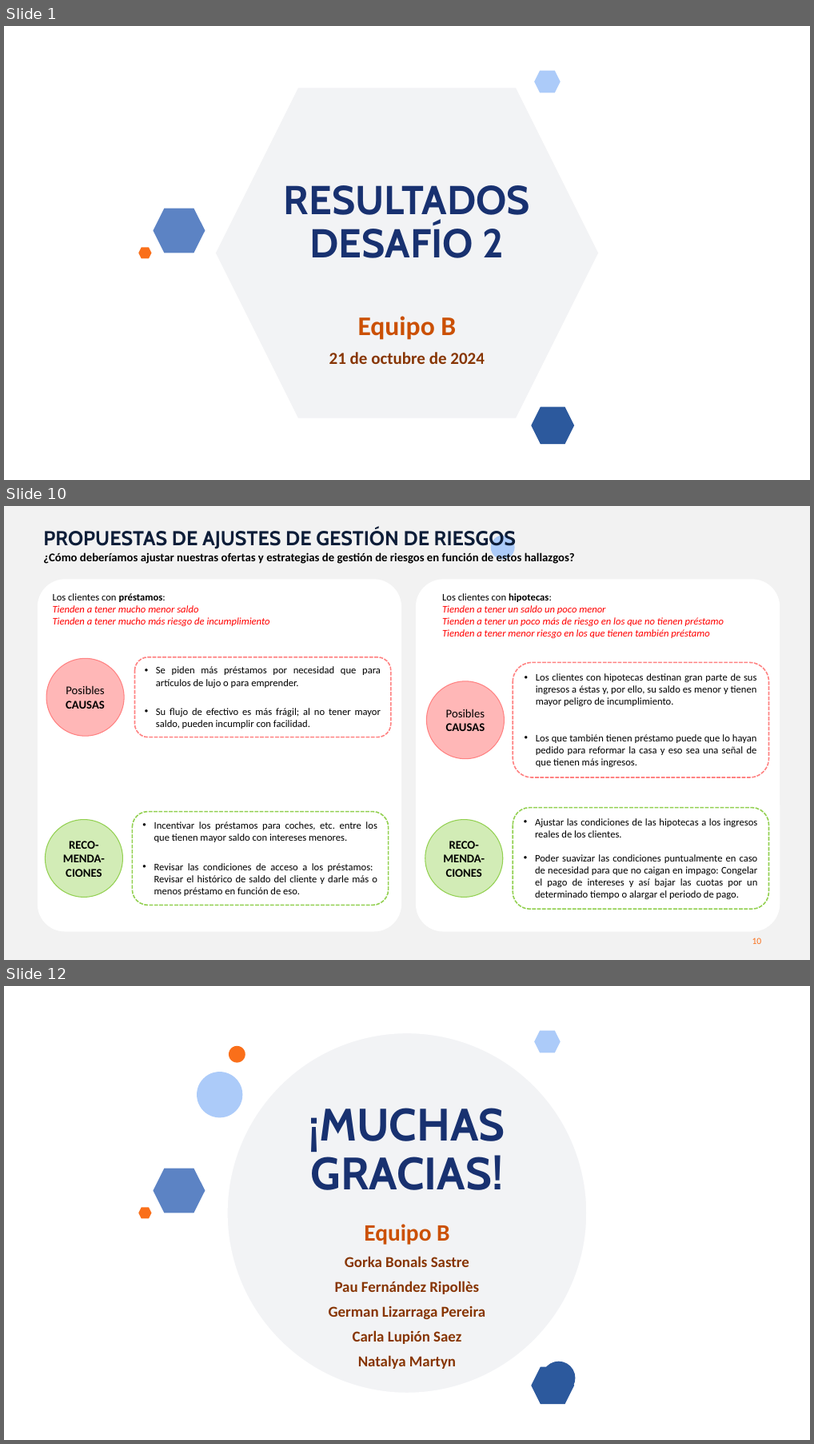
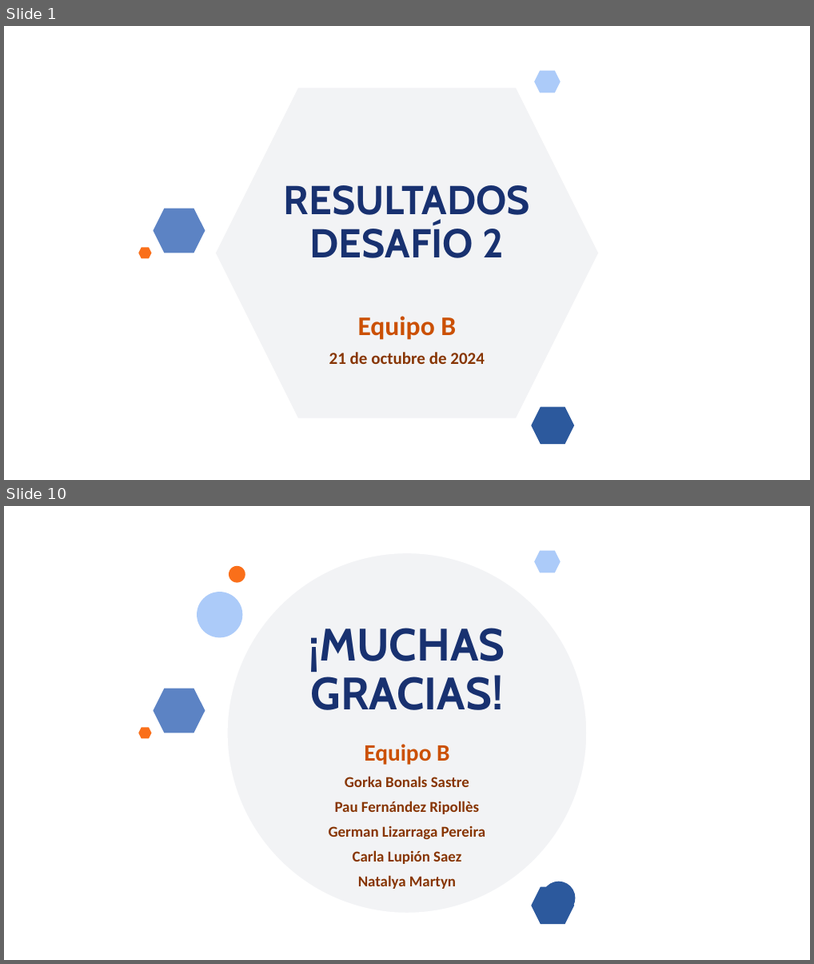
Before and after one commit to MarinaTorba/PersonalDataProrjects, a slide deck: Equip_B/results/S2_Presentacion_Finanzas.pptx. Shown one above the other, each under a label of ours: slides 1, 10 and 12 before the commit, slides 1 and 10 after it; the slides between them are not shown. The pictures are 814x1444 and 814x964 pixels, drawn with LibreOffice and Linux fonts; fonts in the diff are those of the drawing; background and template pictures are left out. Boxes give left, top, right and bottom in pixels: in the first picture for what was removed or moved away, otherwise in the second. Text is boxed around its words. In the diff, an @@ line names an element or a change of style, - is before the commit and + after.

```diff
--- a/Equip_B/results/S2_Presentacion_Finanzas.pptx
+++ b/Equip_B/results/S2_Presentacion_Finanzas.pptx
@@ slide 10 removed at [4,506,810,960], background #F2F2F2 @@
@@ text removed at [43,528,575,564] @@
-PROPUESTAS DE AJUSTES DE GESTIÓN DE RIESGOS
-¿Cómo deberíamos ajustar nuestras ofertas y estrategias de gestión de riesgos en función de estos hallazgos?
@@ ellipse removed at [491,535,515,560] @@
@@ rounded rectangle removed at [38,579,402,932] @@
@@ text removed at [53,593,270,626] @@
-Los clientes con préstamos:
-Tienden a tener mucho menor saldo
-Tienden a tener mucho más riesgo de incumplimiento
@@ rounded rectangle removed at [416,579,780,932] @@
@@ text removed at [442,593,724,638] @@
-Los clientes con hipotecas:
-Tienden a tener un saldo un poco menor
-Tienden a tener un poco más de riesgo en los que no tienen préstamo
-Tienden a tener menor riesgo en los que tienen también préstamo
@@ ellipse removed at [46,659,124,736] @@
-Posibles CAUSAS
@@ rounded rectangle removed at [134,657,391,737] @@
-• Se piden más préstamos por necesidad que para artículos de lujo o para emprender.
-• Su flujo de efectivo es más frágil; al no tener mayor saldo, pueden incumplir con facilidad.
@@ rounded rectangle removed at [514,663,770,778] @@
-• Los clientes con hipotecas destinan gran parte de sus ingresos a éstas y, por ello, su saldo es menor y tienen mayor peligro de incumplimiento.
-• Los que también tienen préstamo puede que lo hayan pedido para reformar la casa y eso sea una señal de que tienen más ingresos.
@@ ellipse removed at [427,681,504,758] @@
-Posibles CAUSAS
@@ rounded rectangle removed at [132,812,389,905] @@
-• Incentivar los préstamos para coches, etc. entre los que tienen mayor saldo con intereses menores.
-• Revisar las condiciones de acceso a los préstamos: Revisar el histórico de saldo del cliente y darle más o menos préstamo en función de eso.
@@ rounded rectangle removed at [514,808,770,909] @@
-• Ajustar las condiciones de las hipotecas a los ingresos reales de los clientes.
-• Poder suavizar las condiciones puntualmente en caso de necesidad para que no caigan en impago: Congelar el pago de intereses y así bajar las cuotas por un determinado tiempo o alargar el periodo de pago.
@@ ellipse removed at [45,820,122,896] @@
-RECO-MENDA-CIONES
@@ ellipse removed at [426,820,503,896] @@
-RECO-MENDA-CIONES
@@ rectangle removed at [4,929,174,960] @@
@@ page number removed at [753,937,762,944] @@
-10
@@ what was slide 12 is now slide 10 @@
```
Also in this commit, not shown: 8 slides changed, 1 other slide removed.
